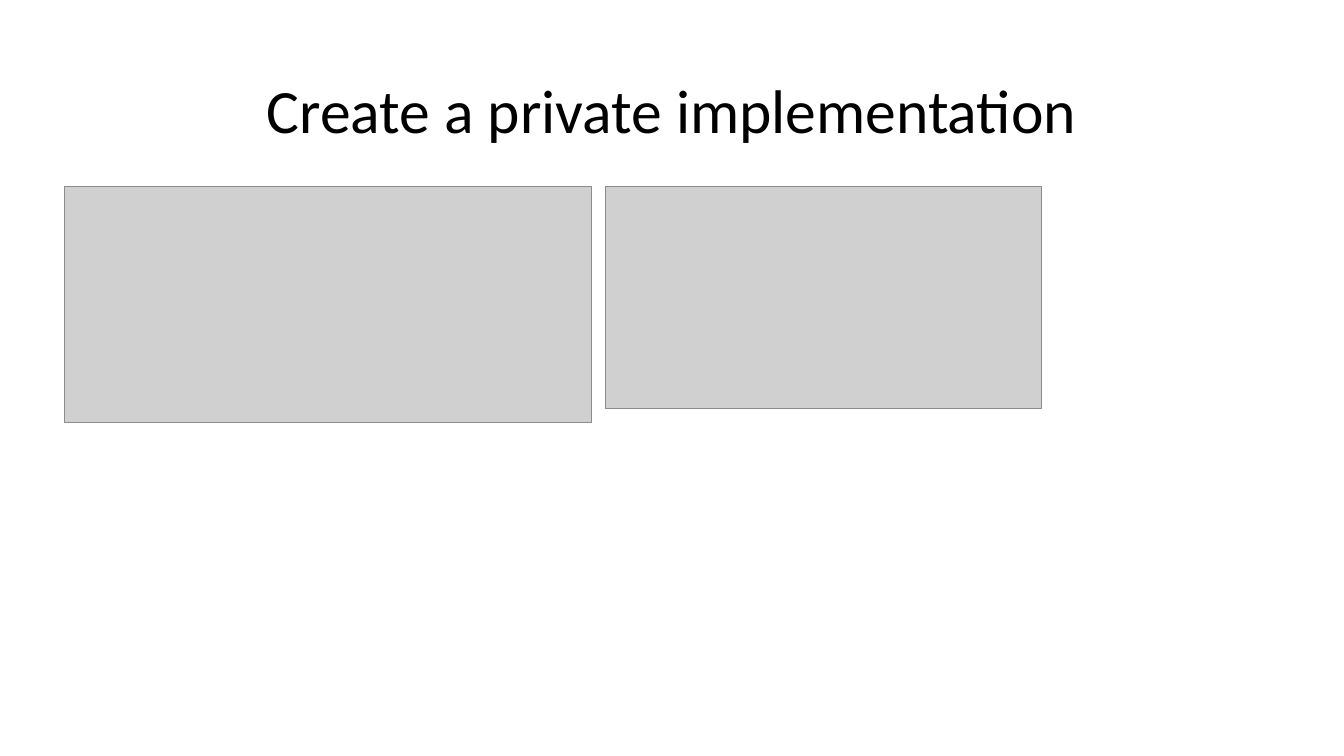
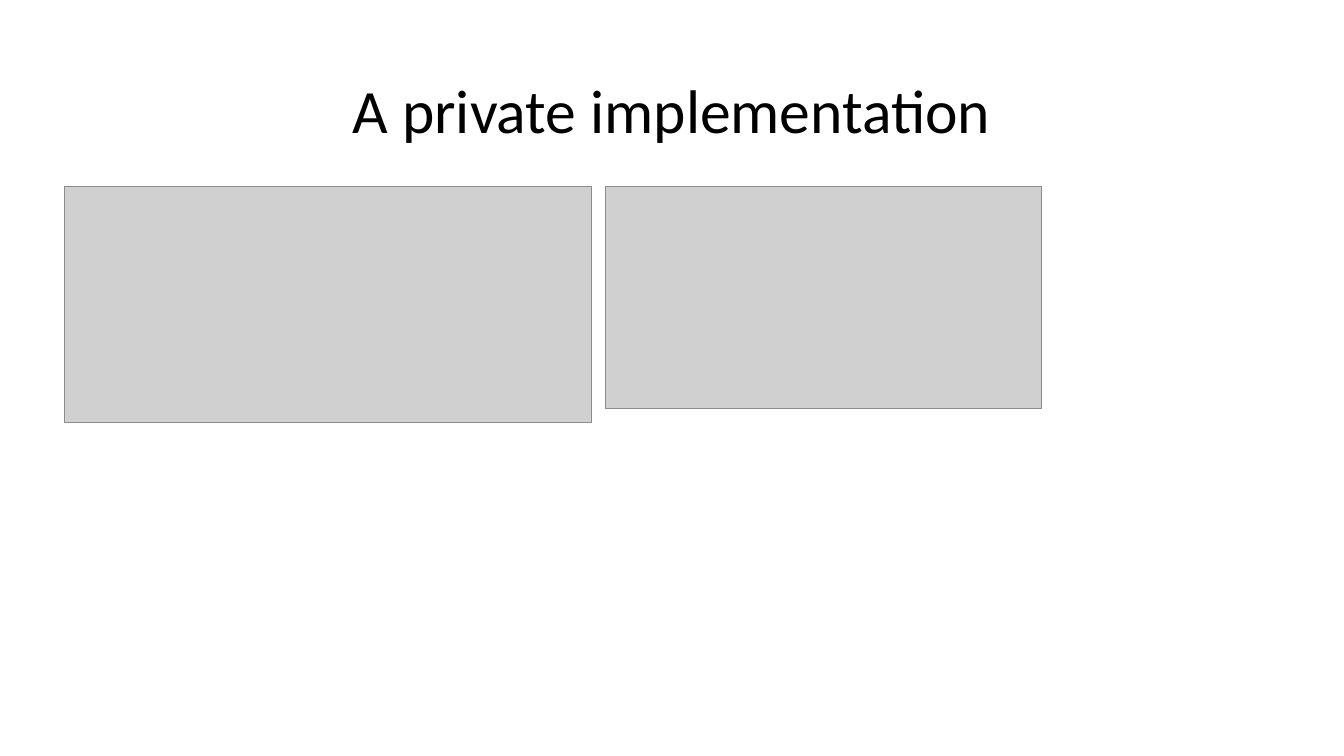
Before and after one commit to zebmason/PimplDotNet, a slide deck: slide 7 of PimplDotNet.pptx (slide 4 before the commit). Drawn at 1344x756 pixels with LibreOffice and Linux fonts; fonts in the diff are those of the drawing; grey boxes stand for pictures. Boxes give left, top, right and bottom in pixels: in the first picture for what was removed or moved away, otherwise in the second. Text is boxed around its words. In the diff, an @@ line names an element or a change of style, - is before the commit and + after.

```diff
--- a/PimplDotNet.pptx
+++ b/PimplDotNet.pptx
@@ title at (x1=353, y1=90, x2=990, y2=143): text changed @@
-Create a private implementation
+A private implementation
```
Also in this commit, not shown: 5 other slides changed, 8 slides added.
